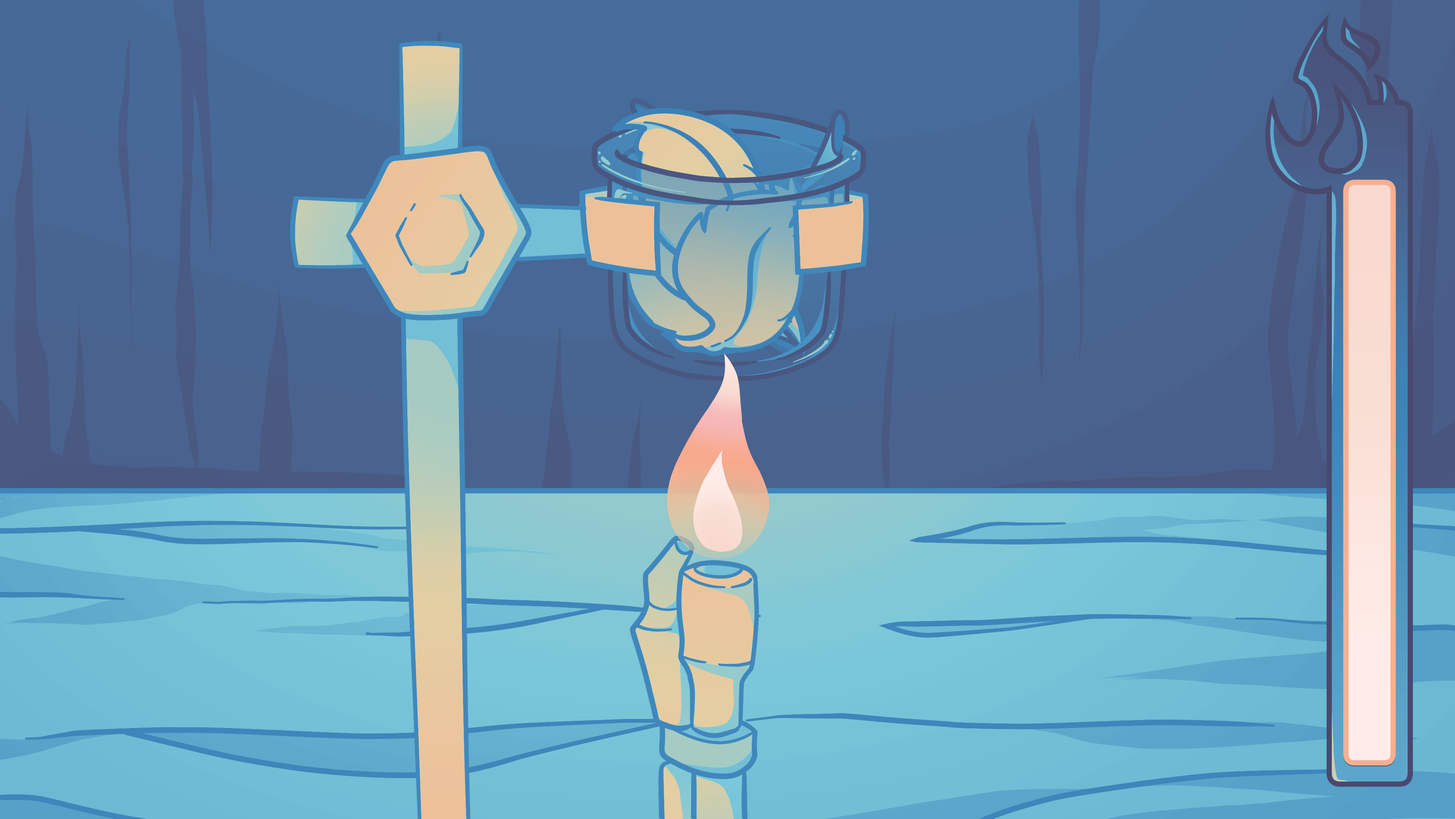
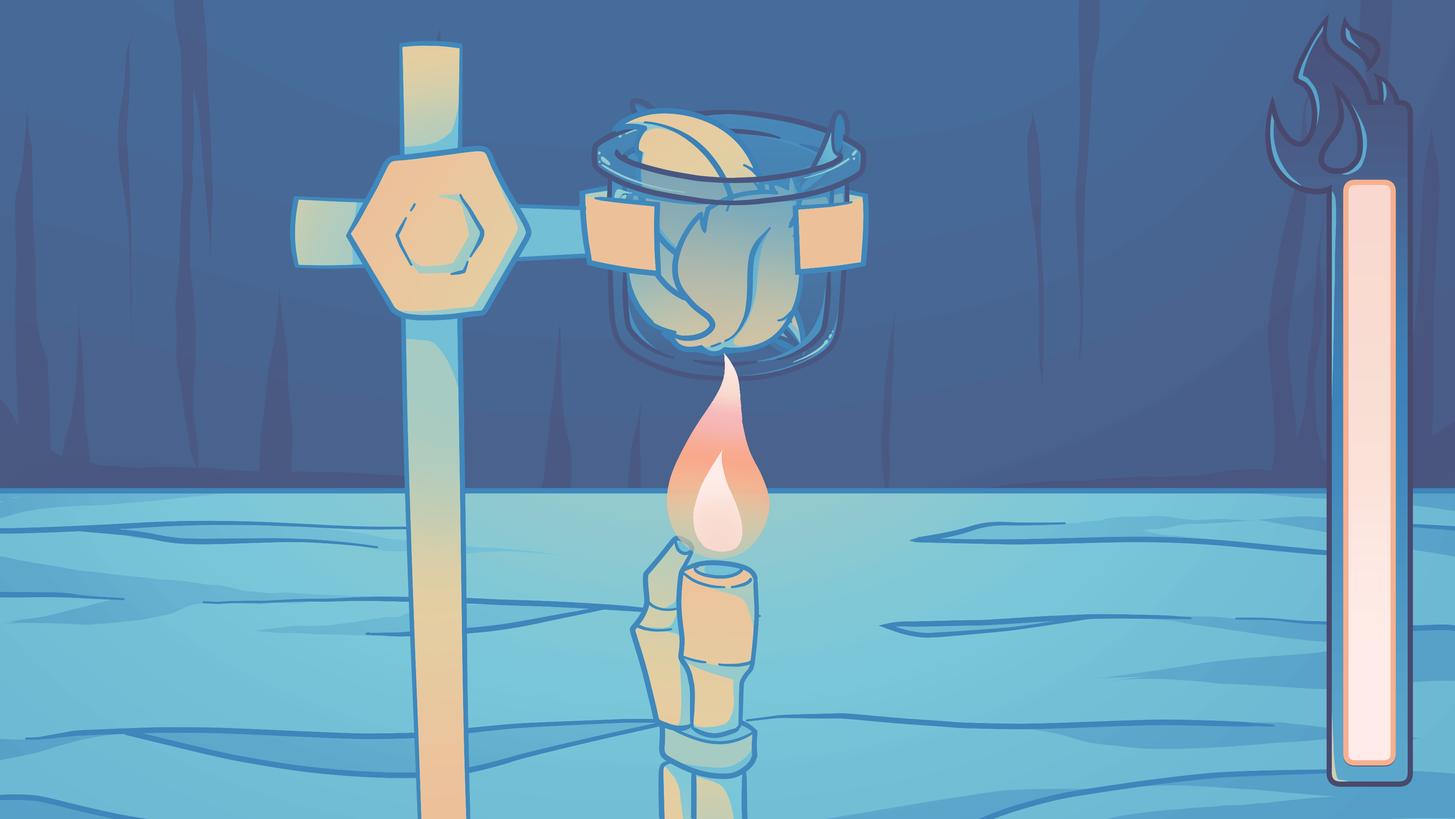
Two versions of the same layered image (1455px x 819px). Layer-by-layer changes:
added layer "Flame_Secondary" above "Flame" over [692,464,744,553]
painted on "Flame", masked it over [667,353,770,559]
